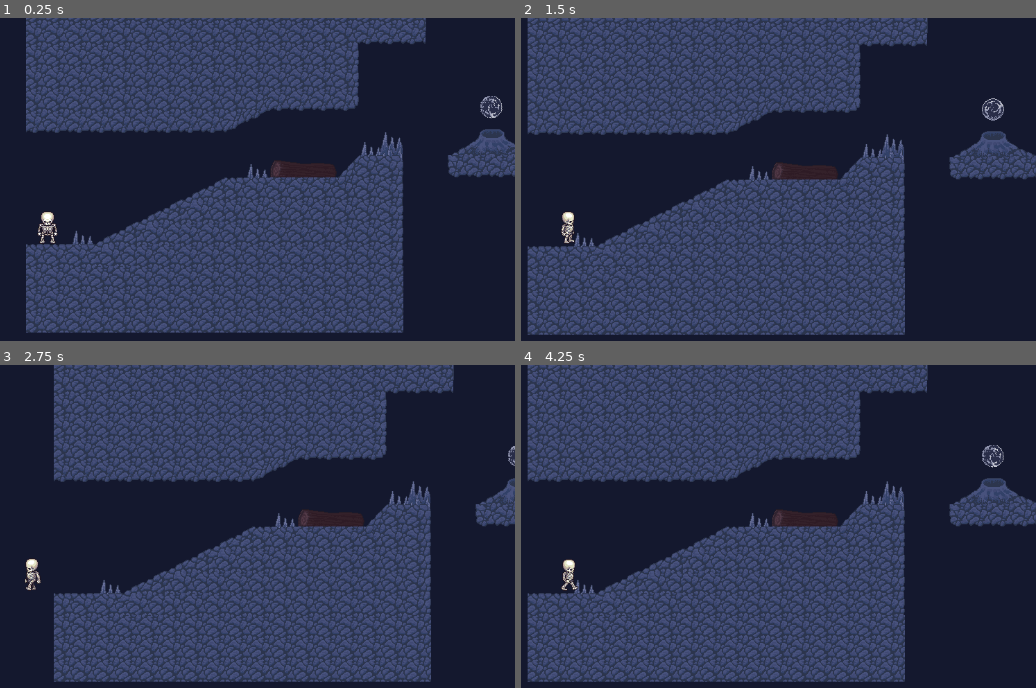
Above: before the commit, frames 1-4 (two rows, left to right).
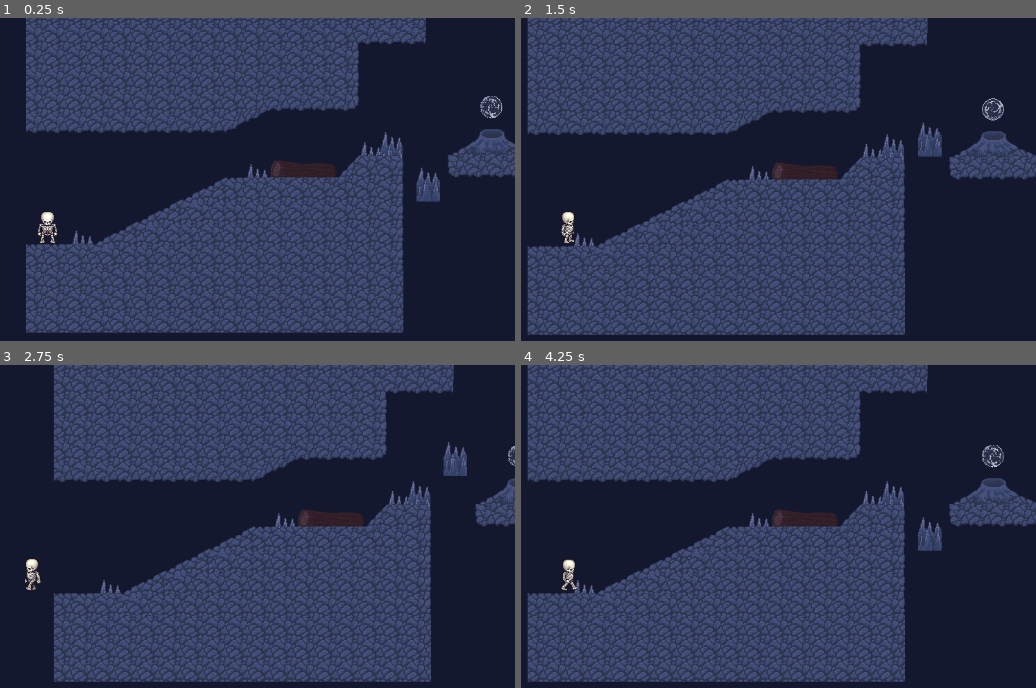
Above: after the commit, the same moments.

Repository: Neniuk/madu-bubble
Game: Godot game, scene res://scenes/game.tscn
Same seed, same stepped clock (60 frames per second), same inputs: the game is played once before the commit and once after it.
Inputs:
- Up to frame 1 (0.25 s): no input
- Up to frame 2 (1.5 s): hold D (move_right) from 0.53 s (still down); tap Space (jump) at 0.77 s
- Up to frame 3 (2.75 s): tap Space (jump) at 1.52 s; release D (move_right) at 2.03 s; hold Left (move_left) from 2.03 s (still down)
- Up to frame 4 (4.25 s): release Left (move_left) at 2.78 s; hold D (move_right) from 2.78 s (still down); tap Space (jump) at 3.02, 3.77 s

The runs differ from the first frame. In frame 1, 0.4% of the frame differs, in the area x 80-86%, y 46-57%; in frame 2, 0.4%, in the area x 77-82%, y 32-44%; in frame 3, 0.4%; in frame 4, 0.4%.

Commit message:
adding moving spikes

Diff:
--- a/scenes/game.tscn
+++ b/scenes/game.tscn
@@ -6,6 +6,7 @@
 [ext_resource type="Script" path="res://scripts/game_manager.gd" id="4_byd1n"]
 [ext_resource type="PackedScene" uid="uid://c48l2nyxxxtml" path="res://scenes/spikes.tscn" id="5_6mwb1"]
 [ext_resource type="PackedScene" uid="uid://bgqqfjumrcf5o" path="res://scenes/killzone.tscn" id="5_rlis3"]
+[ext_resource type="PackedScene" uid="uid://btegj4t2mup3r" path="res://scenes/moving_spike.tscn" id="7_pjhru"]
 
 [sub_resource type="TileSetAtlasSource" id="TileSetAtlasSource_x2l3v"]
 texture = ExtResource("2_ht11h")
@@ -252,6 +253,43 @@
 
 [sub_resource type="WorldBoundaryShape2D" id="WorldBoundaryShape2D_vstk3"]
 
+[sub_resource type="Animation" id="Animation_jibhv"]
+resource_name = "move"
+loop_mode = 2
+tracks/0/type = "value"
+tracks/0/imported = false
+tracks/0/enabled = true
+tracks/0/path = NodePath(".:position")
+tracks/0/interp = 1
+tracks/0/loop_wrap = true
+tracks/0/keys = {
+"times": PackedFloat32Array(0, 1),
+"transitions": PackedFloat32Array(1, 1),
+"update": 0,
+"values": [Vector2(450, -45), Vector2(450, -262)]
+}
+
+[sub_resource type="Animation" id="Animation_026n3"]
+length = 0.001
+tracks/0/type = "value"
+tracks/0/imported = false
+tracks/0/enabled = true
+tracks/0/path = NodePath(".:position")
+tracks/0/interp = 1
+tracks/0/loop_wrap = true
+tracks/0/keys = {
+"times": PackedFloat32Array(0),
+"transitions": PackedFloat32Array(1),
+"update": 0,
+"values": [Vector2(450, -45)]
+}
+
+[sub_resource type="AnimationLibrary" id="AnimationLibrary_372gm"]
+_data = {
+"RESET": SubResource("Animation_026n3"),
+"move": SubResource("Animation_jibhv")
+}
+
 [node name="Game" type="Node2D"]
 
 [node name="GameManager" type="Node" parent="."]
@@ -299,3 +337,12 @@
 [node name="CollisionShape2D" type="CollisionShape2D" parent="Killzone"]
 position = Vector2(0, 186)
 shape = SubResource("WorldBoundaryShape2D_vstk3")
+
+[node name="Moving_spike" parent="." instance=ExtResource("7_pjhru")]
+position = Vector2(450, -45)
+
+[node name="AnimationPlayer" type="AnimationPlayer" parent="Moving_spike"]
+libraries = {
+"": SubResource("AnimationLibrary_372gm")
+}
+autoplay = "move"
--- /dev/null
+++ b/scenes/moving_spike.tscn
@@ -0,0 +1,19 @@
+[gd_scene load_steps=3 format=3 uid="uid://btegj4t2mup3r"]
+
+[ext_resource type="Texture2D" uid="uid://bydwqf4k5n8pt" path="res://assets/sprites/spikes.png" id="1_ij653"]
+
+[sub_resource type="CapsuleShape2D" id="CapsuleShape2D_cfum7"]
+radius = 15.0
+
+[node name="Moving_spike" type="AnimatableBody2D"]
+
+[node name="Sprite2D" type="Sprite2D" parent="."]
+position = Vector2(0.5, -6)
+scale = Vector2(1.03125, 0.875)
+texture = ExtResource("1_ij653")
+region_enabled = true
+region_rect = Rect2(0, -1, 33, 55.7604)
+
+[node name="CollisionShape2D" type="CollisionShape2D" parent="."]
+position = Vector2(-1, -9)
+shape = SubResource("CapsuleShape2D_cfum7")
Not shown: 1 places in scenes/game.tscn that only renumber resources
